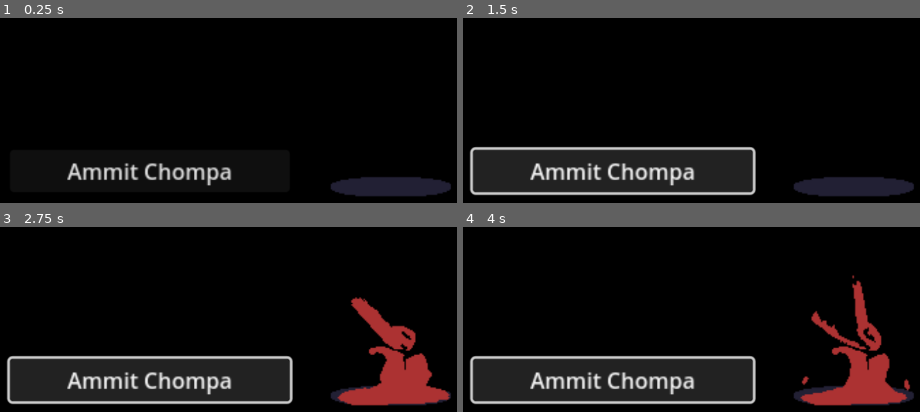
Above: before the commit, frames 1-4 (two rows, left to right).
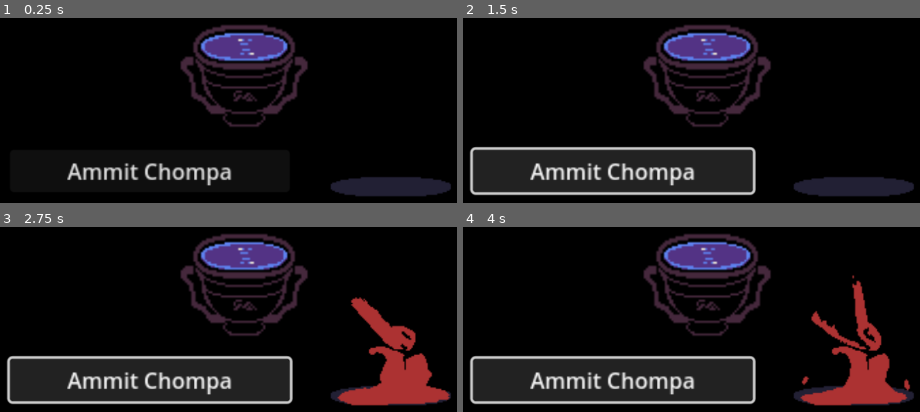
Above: after the commit, the same moments.

Repository: OwlGifter/Weightless
Game: Godot game, scene res://Scenes/game_scene.tscn
Same seed, same stepped clock (60 frames per second), same inputs: the game is played once before the commit and once after it. This scene is started directly instead of the project's main scene.
Inputs:
- Up to frame 1 (0.25 s): no input
- Up to frame 2 (1.5 s): click "Ammit Chompa" at 0.5 s; click "Ammit Chompa" at 1.25 s
- Up to frame 3 (2.75 s): click "Ammit Chompa" at 2 s
- Up to frame 4 (4 s): tap Enter at 3.5 s

The runs differ from the first frame. In frame 1, 6.8% of the frame differs, in the area x 39-68%, y 3-59%; in frame 2, 6.8%; in frame 3, 6.8%; in frame 4, 6.8%.

Commit message:
Chalice Animation Added
Indeed The chalice was added :)

Diff:
--- a/weightless/Scenes/end_bad_scene.tscn
+++ b/weightless/Scenes/end_bad_scene.tscn
@@ -4,9 +4,9 @@
 [ext_resource type="Texture2D" uid="uid://bkkxqnas2mugv" path="res://background/hyroglyphs background.png" id="2_ngxrm"]
 [ext_resource type="Texture2D" uid="uid://cltxot7c3xexb" path="res://art/TempAnubisIcon.png" id="3_6ep0g"]
 [ext_resource type="Texture2D" uid="uid://r0joso4fy8sn" path="res://background/words/i am back i expect.png" id="5_a7a1s"]
-[ext_resource type="Texture2D" uid="uid://bcd058pufomxc" path="res://art/AmmitEatHim.png" id="6_cx772"]
+[ext_resource type="Texture2D" uid="uid://bcd058pufomxc" path="res://background/words/AmmitEatHim.png" id="6_cx772"]
 [ext_resource type="Texture2D" uid="uid://8003s1my2aqa" path="res://art/Ammit End.png" id="7_cx772"]
-[ext_resource type="Texture2D" uid="uid://bup4j2x7aoytb" path="res://art/Scrumptious.png" id="7_wcl2q"]
+[ext_resource type="Texture2D" uid="uid://bup4j2x7aoytb" path="res://background/words/Scrumptious.png" id="7_wcl2q"]
 [ext_resource type="AudioStream" uid="uid://duik0jpop23dx" path="res://Music/sad music.mp3" id="8_wcl2q"]
 
 [node name="End Bad Scene" type="Node2D"]
--- a/weightless/Scenes/game_scene.tscn
+++ b/weightless/Scenes/game_scene.tscn
@@ -1,9 +1,11 @@
-[gd_scene load_steps=8 format=3 uid="uid://blh70fnbxntak"]
+[gd_scene load_steps=13 format=3 uid="uid://blh70fnbxntak"]
 
 [ext_resource type="Script" uid="uid://bxcasdmofluos" path="res://Scripts/game_scene.gd" id="1_b6fju"]
 [ext_resource type="Texture2D" uid="uid://bb3u7pqub2vl4" path="res://background/black screen.png" id="1_x87qo"]
 [ext_resource type="Texture2D" uid="uid://casy8hxhg4fni" path="res://art/ammit_128.png" id="3_6h5vk"]
+[ext_resource type="Texture2D" uid="uid://brswuetxs8aac" path="res://art/chalice.png" id="4_1ixah"]
 [ext_resource type="AudioStream" uid="uid://bcir411mrwjc5" path="res://Music/slow music.mp3" id="4_fiftr"]
+[ext_resource type="Texture2D" uid="uid://bapg1lc5rubgc" path="res://art/chalice_surface_soul_64.png" id="5_rgj8m"]
 
 [sub_resource type="Animation" id="Animation_6h5vk"]
 resource_name = "Bite Ammit"
@@ -42,6 +44,44 @@
 &"RESET": SubResource("Animation_fiftr")
 }
 
+[sub_resource type="Animation" id="Animation_2fmhe"]
+resource_name = "Surface_Soul"
+length = 0.8
+loop_mode = 1
+tracks/0/type = "value"
+tracks/0/imported = false
+tracks/0/enabled = true
+tracks/0/path = NodePath("Chalice/ChaliceSurface:frame")
+tracks/0/interp = 1
+tracks/0/loop_wrap = true
+tracks/0/keys = {
+"times": PackedFloat32Array(0, 0.1, 0.2, 0.3, 0.4, 0.5, 0.6, 0.7),
+"transitions": PackedFloat32Array(1, 1, 1, 1, 1, 1, 1, 1),
+"update": 1,
+"values": [0, 1, 2, 3, 4, 5, 6, 7]
+}
+
+[sub_resource type="Animation" id="Animation_7iton"]
+length = 0.001
+tracks/0/type = "value"
+tracks/0/imported = false
+tracks/0/enabled = true
+tracks/0/path = NodePath("Chalice/ChaliceSurface:frame")
+tracks/0/interp = 1
+tracks/0/loop_wrap = true
+tracks/0/keys = {
+"times": PackedFloat32Array(0),
+"transitions": PackedFloat32Array(1),
+"update": 1,
+"values": [0]
+}
+
+[sub_resource type="AnimationLibrary" id="AnimationLibrary_ikfsv"]
+_data = {
+&"RESET": SubResource("Animation_7iton"),
+&"Surface_Soul": SubResource("Animation_2fmhe")
+}
+
 [node name="Game Scene" type="Node2D"]
 scale = Vector2(0.999026, 1)
 script = ExtResource("1_b6fju")
@@ -70,9 +110,25 @@
 offset_bottom = 54.8557
 text = "Ammit Chompa"
 
-[node name="Sprite2D" type="Sprite2D" parent="."]
+[node name="Chalice" type="Sprite2D" parent="."]
+position = Vector2(762.227, 412.579)
+scale = Vector2(3.04936, 3.04936)
+texture = ExtResource("4_1ixah")
+
+[node name="ChaliceSurface" type="Sprite2D" parent="Chalice"]
+position = Vector2(1.52588e-05, -1.63969)
+scale = Vector2(0.927031, 0.927031)
+texture = ExtResource("5_rgj8m")
+hframes = 8
+
+[node name="AnimationPlayer" type="AnimationPlayer" parent="Chalice/ChaliceSurface"]
+root_node = NodePath("../../..")
+libraries = {
+&"": SubResource("AnimationLibrary_ikfsv")
+}
 
 [node name="music" type="AudioStreamPlayer2D" parent="."]
+visible = false
 stream = ExtResource("4_fiftr")
 
 [connection signal="animation_finished" from="Ammit/AnimationPlayer" to="." method="_on_animation_player_animation_finished"]
--- a/weightless/Scripts/game_scene.gd
+++ b/weightless/Scripts/game_scene.gd
@@ -3,8 +3,9 @@
 
 
 func _process(delta: float):
-	if($music.playing == false):
-		$music.play()
+	pass
+	#if($music.playing == false):
+		#$music.play()
 
 
 func _on_animation_player_animation_finished(anim_name: StringName) -> void:
Binary file added: weightless/art/chalice_surface.gif
Renamed: weightless/art/AmmitEatHim.png -> weightless/background/words/AmmitEatHim.png
Not shown, changed: weightless/background/words/AmmitEatHim.png.import
Renamed: weightless/art/Scrumptious.png -> weightless/background/words/Scrumptious.png
Not shown, changed: weightless/background/words/Scrumptious.png.import
